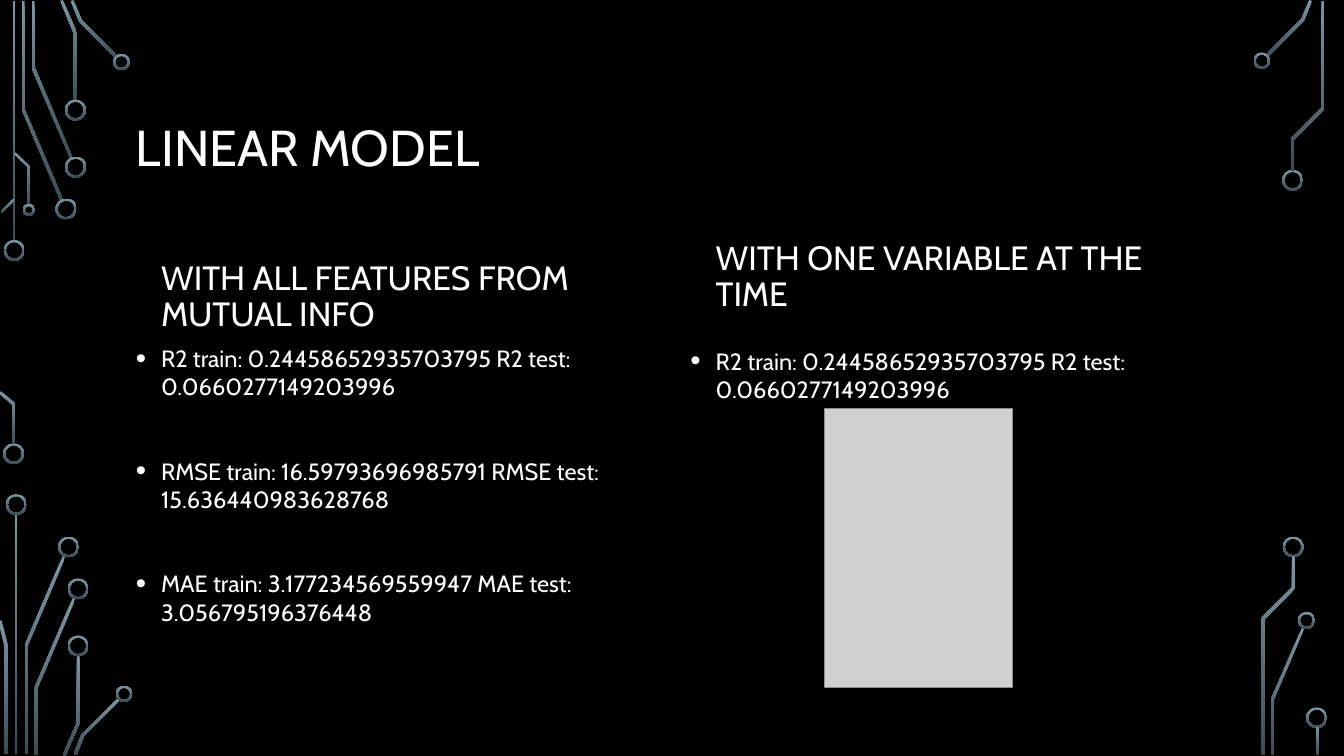
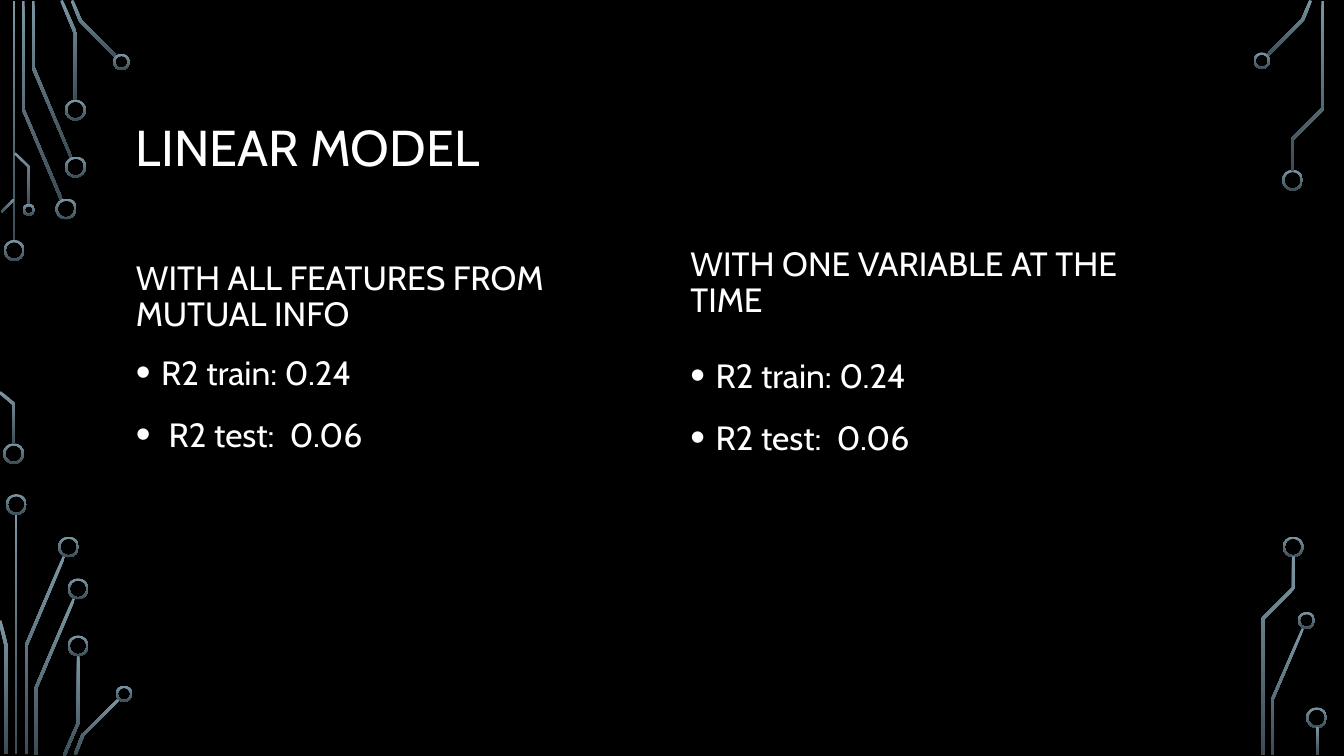
Before and after one commit to bugraefendi/ML-Grades, a slide deck: slide 12 of UpdateMachine Learning I Short Project.pptx (slide 9 before the commit). Drawn at 1344x756 pixels with LibreOffice and Linux fonts; fonts in the diff are those of the drawing; grey boxes stand for pictures; background and template pictures are left out. Boxes give left, top, right and bottom in pixels: in the first picture for what was removed or moved away, otherwise in the second. Text is boxed around its words. In the diff, an @@ line names an element or a change of style, - is before the commit and + after.

```diff
--- a/UpdateMachine Learning I Short Project.pptx
+++ b/UpdateMachine Learning I Short Project.pptx
@@ text "WITH ONE VARIABLE AT THE ...": place and size @@
-text "WITH ONE VARIABLE AT THE ..." at (716,246,1143,306)
+text "WITH ONE VARIABLE AT THE ..." at (690,252,1117,312)
@@ text "WITH ALL FEATURES FROM MUTUAL ...": place and size @@
-text "WITH ALL FEATURES FROM MUTUAL ..." at (161,266,569,327)
+text "WITH ALL FEATURES FROM MUTUAL ..." at (136,266,544,327)
@@ text at (161,361,363,448): text changed; size 16.8 to 24 pt @@
-• R2 train: 0.24458652935703795 R2 test: 0.0660277149203996
-• RMSE train: 16.59793696985791 RMSE test: 15.636440983628768
-• MAE train: 3.177234569559947 MAE test: 3.056795196376448
+• R2 train: 0.24
+• R2 test: 0.06
@@ text at (716,364,910,451): text changed; size 16.8 to 24 pt @@
-• R2 train: 0.24458652935703795 R2 test: 0.0660277149203996
+• R2 train: 0.24
+• R2 test: 0.06
@@ picture removed at (825,408,1012,688) @@
```
Also in this commit, not shown: 9 other slides changed, 3 slides added.
